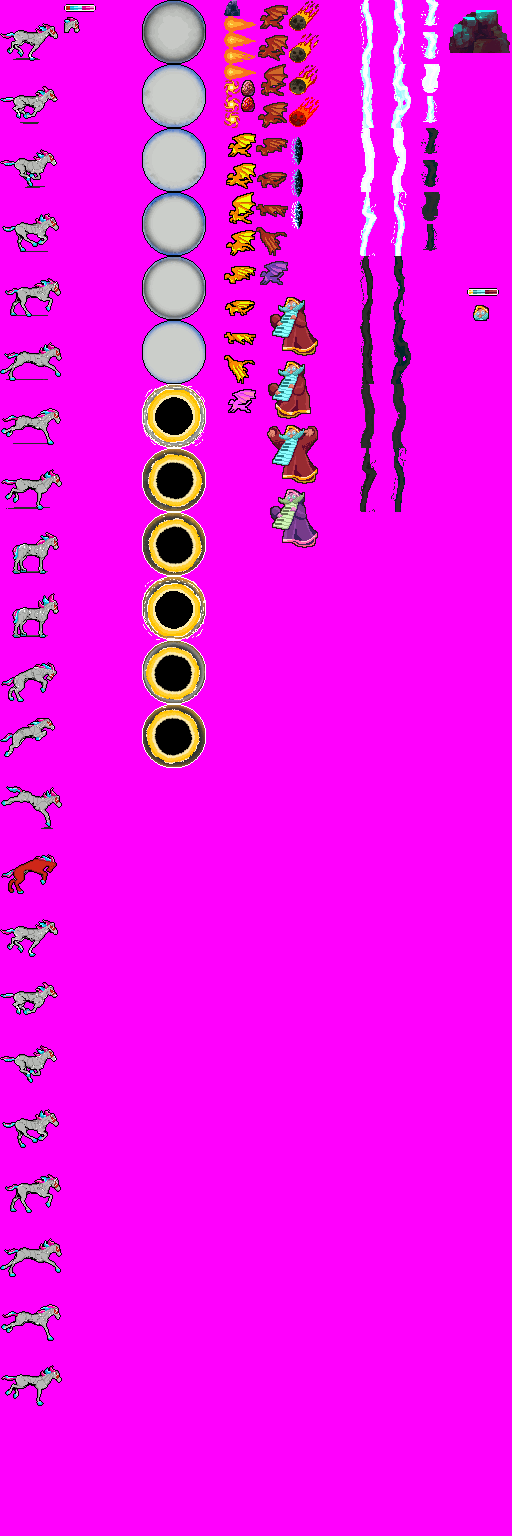
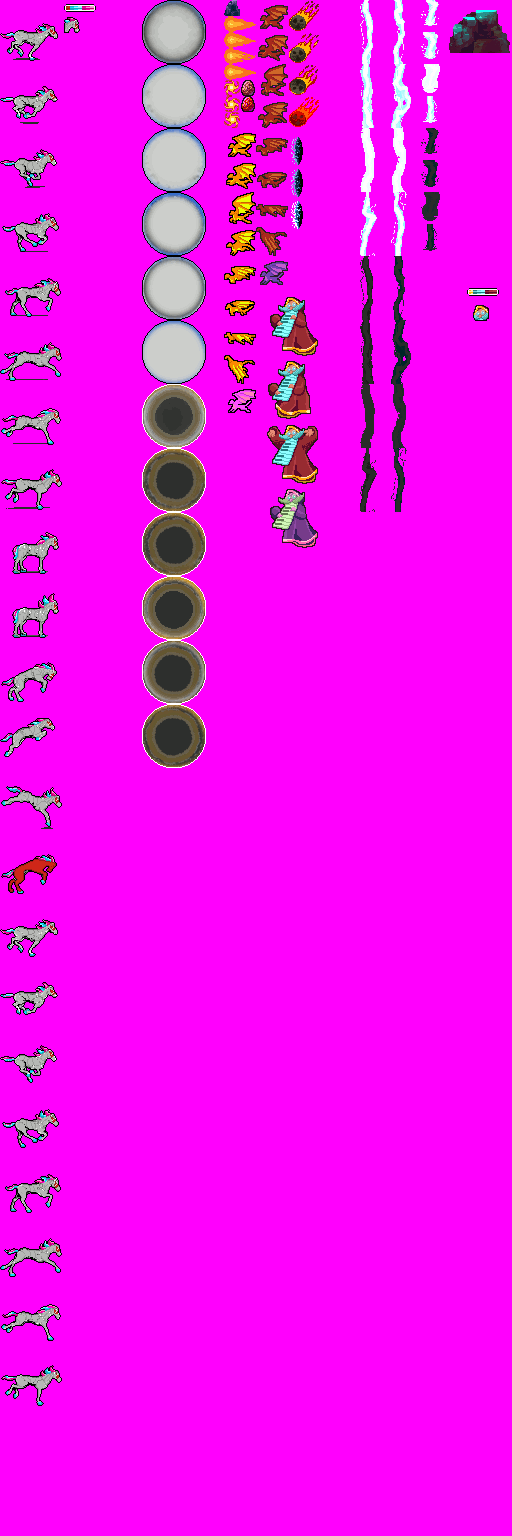
Layer changes from the first w=512, h=1536 image to the second:
hid "_blackhole_overlay", painted on it over (143, 385, 205, 767)
painted on "wizard_blackhole" over (143, 385, 205, 767)
moved "wizard_lifebar_wizard_fill" above "wizard_icon_wizard", painted on it over (473, 290, 485, 294)
moved "wizard_icon_wizard" above "wizard_portal", painted on it over (475, 306, 488, 320)
painted on "wizard_portal" over (143, 1, 205, 383)
painted on "wizard_minirock" over (227, 5, 235, 16)
painted on "_wizard_minirock (original)" over (227, 5, 235, 16)
painted on "wizard_dragonegg" over (243, 97, 249, 106)
painted on "wizard_meteorite" over (291, 15, 305, 94)
painted on "wizard_miniportal" over (293, 137, 301, 197)
painted on "wizard_wizard" over (276, 298, 317, 538)
painted on "wizard_lightning1" over (360, 256, 377, 512)
painted on "wizard_lightning2" over (392, 256, 407, 512)
painted on "wizard_lightning3" over (426, 128, 438, 248)
painted on "wizard_rock" over (449, 11, 510, 53)
painted on "_wizard_rock (original)" over (449, 14, 510, 53)
painted on "wizard_horse" over (9, 35, 59, 1395)
